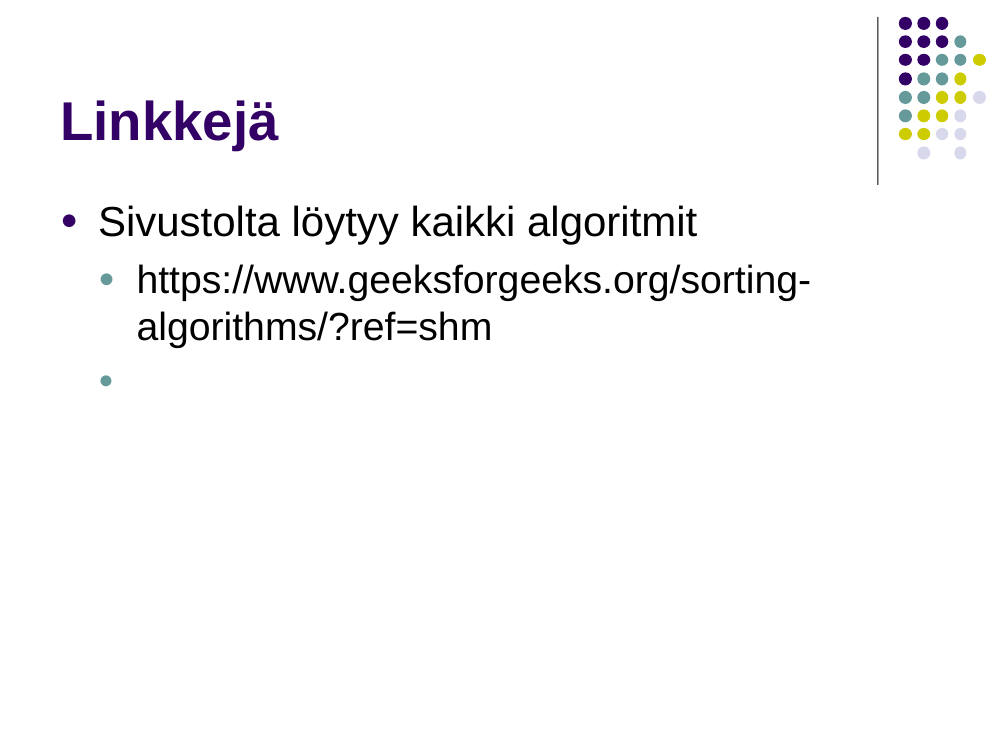
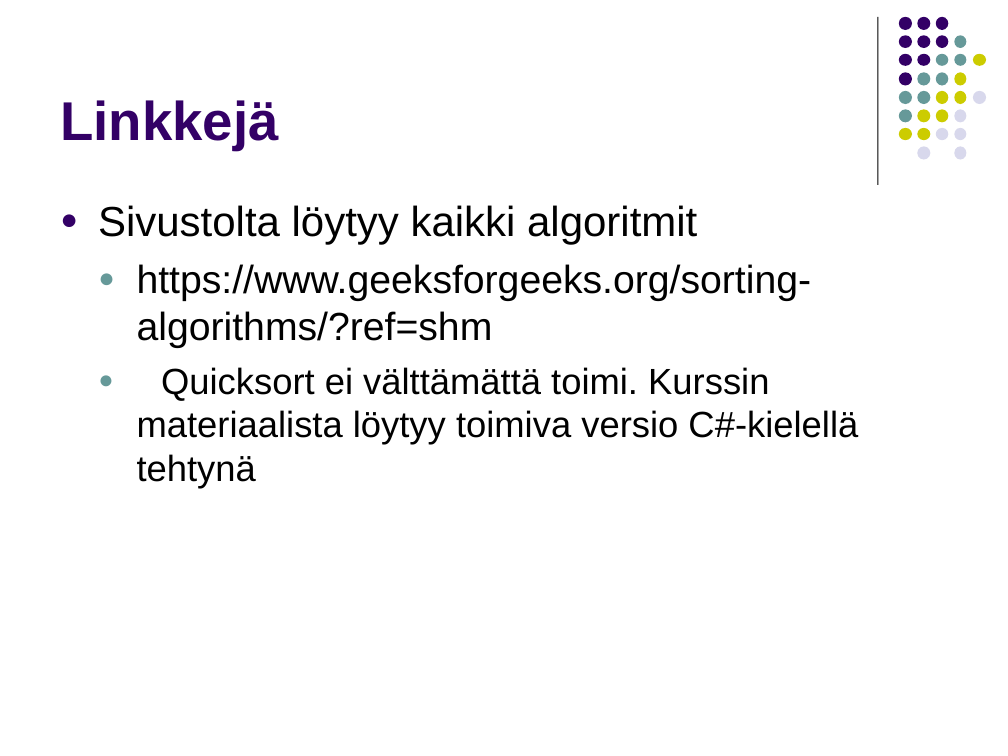
Before and after one commit to lpemake/TrakTite25, a slide deck: slide 4 of Harjoitustyo_Järjestämisalgoritmit.ppt. Drawn at 1008x756 pixels with LibreOffice and Linux fonts; fonts in the diff are those of the drawing. Boxes give left, top, right and bottom in pixels: in the first picture for what was removed or moved away, otherwise in the second. Text is boxed around its words. In the diff, an @@ line names an element or a change of style, - is before the commit and + after.

```diff
--- a/Harjoitustyo_Järjestämisalgoritmit.ppt
+++ b/Harjoitustyo_Järjestämisalgoritmit.ppt
@@ text at (137,367,858,489): paragraph added @@
+  ● Quicksort ei välttämättä toimi. Kurssin materiaalista löytyy toimiva versio C#-kielellä tehtynä
```
Also in this commit, not shown: 3 other slides changed, 1 other file.
